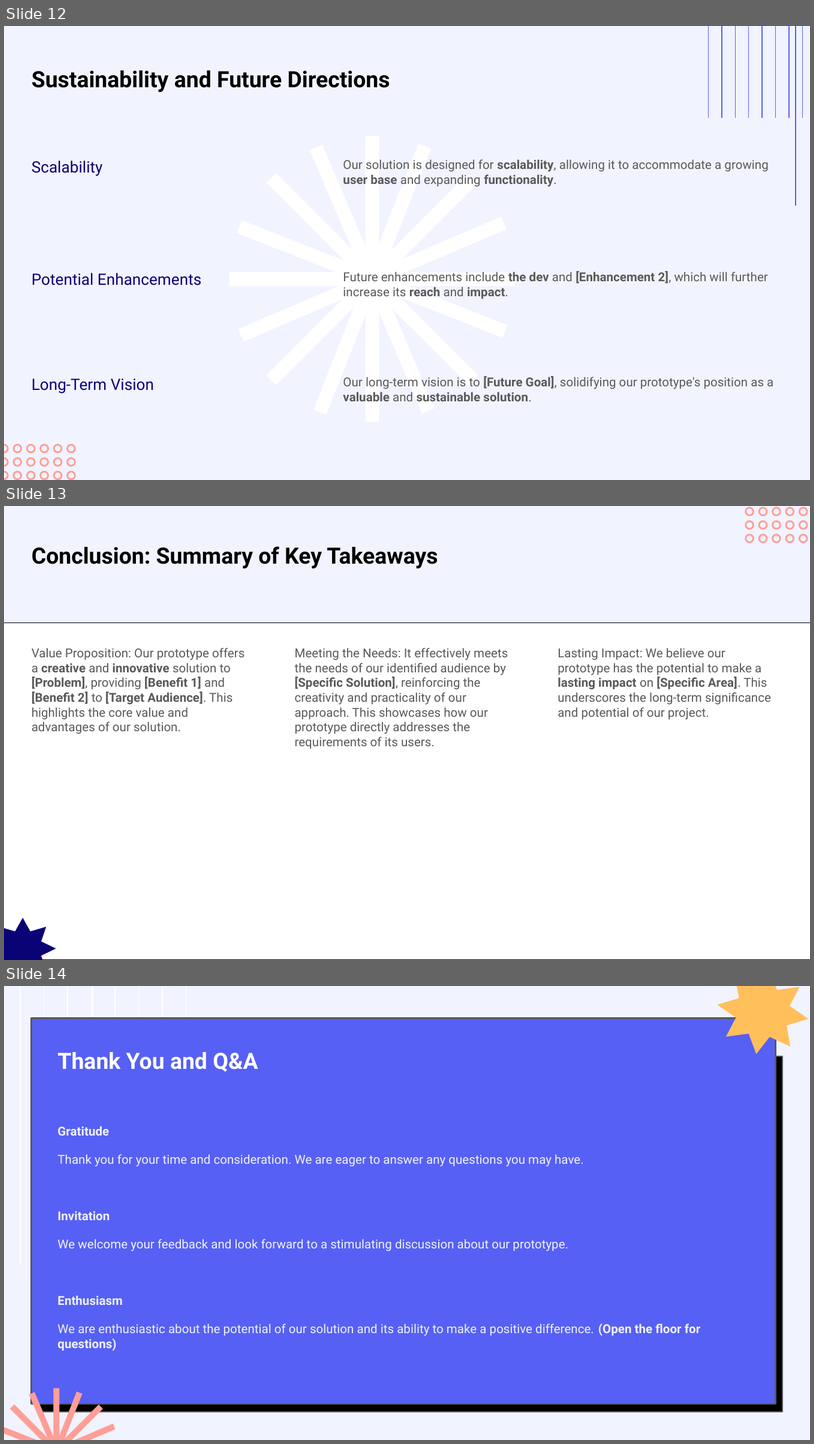
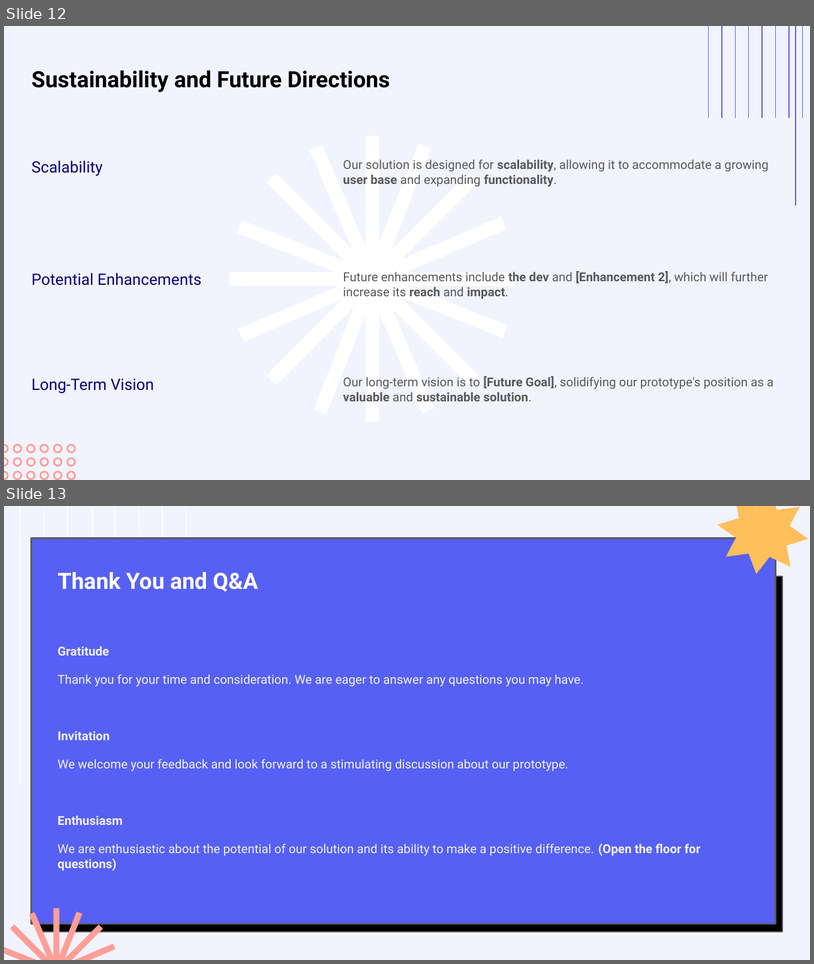
Before and after one commit to siyabonga-mashilwane/Intervarsity-Hackathon, a slide deck: demo/demo.pptx. Shown one above the other, each under a label of ours: slides 12, 13 and 14 before the commit, slides 12 and 13 after it. The pictures are 814x1444 and 814x964 pixels, drawn with LibreOffice and Linux fonts; fonts in the diff are those of the drawing. Boxes give left, top, right and bottom in pixels: in the first picture for what was removed or moved away, otherwise in the second. Text is boxed around its words. In the diff, an @@ line names an element or a change of style, - is before the commit and + after.

```diff
--- a/demo/demo.pptx
+++ b/demo/demo.pptx
@@ slide 13 removed at [4,506,810,960], background #F1F3FF @@
@@ group removed at [746,508,808,542]: 15 ellipses @@
@@ title removed at [32,546,438,568] @@
-Conclusion: Summary of Key Takeaways
@@ rectangle removed at [4,623,810,960] @@
@@ text removed at [32,648,245,734] @@
-Value Proposition: Our prototype offers a creative and innovative solution to [Problem], providing [Benefit 1] and [Benefit 2] to [Target Audience]. This highlights the core value and advantages of our solution.
@@ text removed at [295,648,508,748] @@
-Meeting the Needs: It effectively meets the needs of our identified audience by [Specific Solution], reinforcing the creativity and practicality of our approach. This showcases how our prototype directly addresses the requirements of its users.
@@ text removed at [558,648,771,720] @@
-Lasting Impact: We believe our prototype has the potential to make a lasting impact on [Specific Area]. This underscores the long-term significance and potential of our project.
@@ star removed at [4,917,56,960] @@
@@ what was slide 14 is now slide 13 @@
```
Also in this commit, not shown: 3 slides changed.
